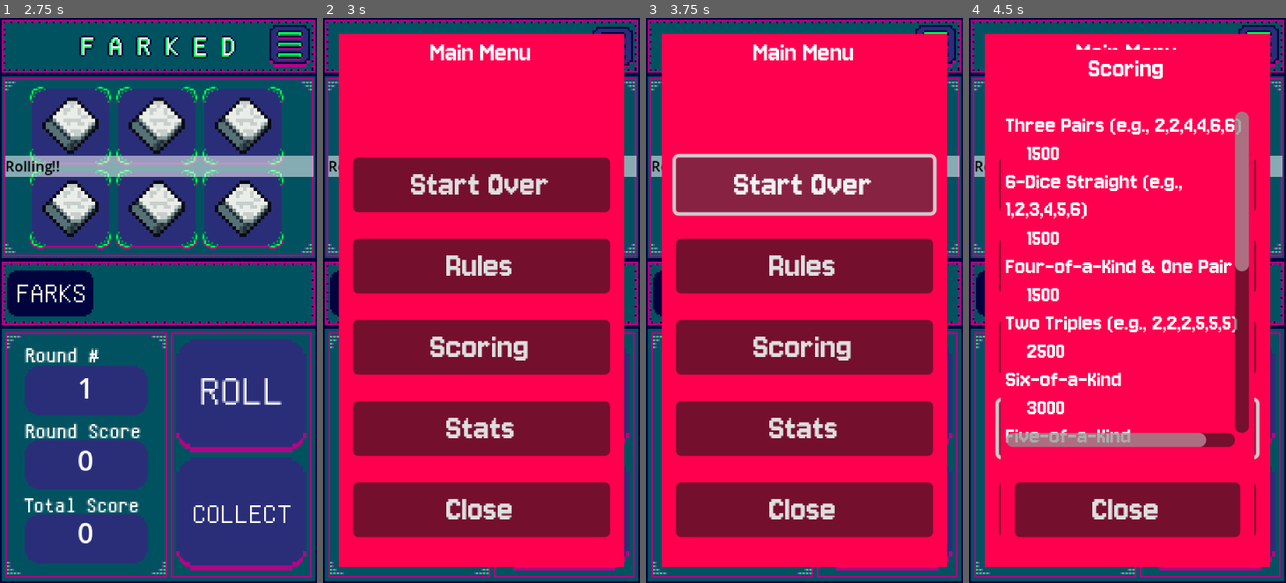
Above: before the commit, frames 1-4 (left to right).
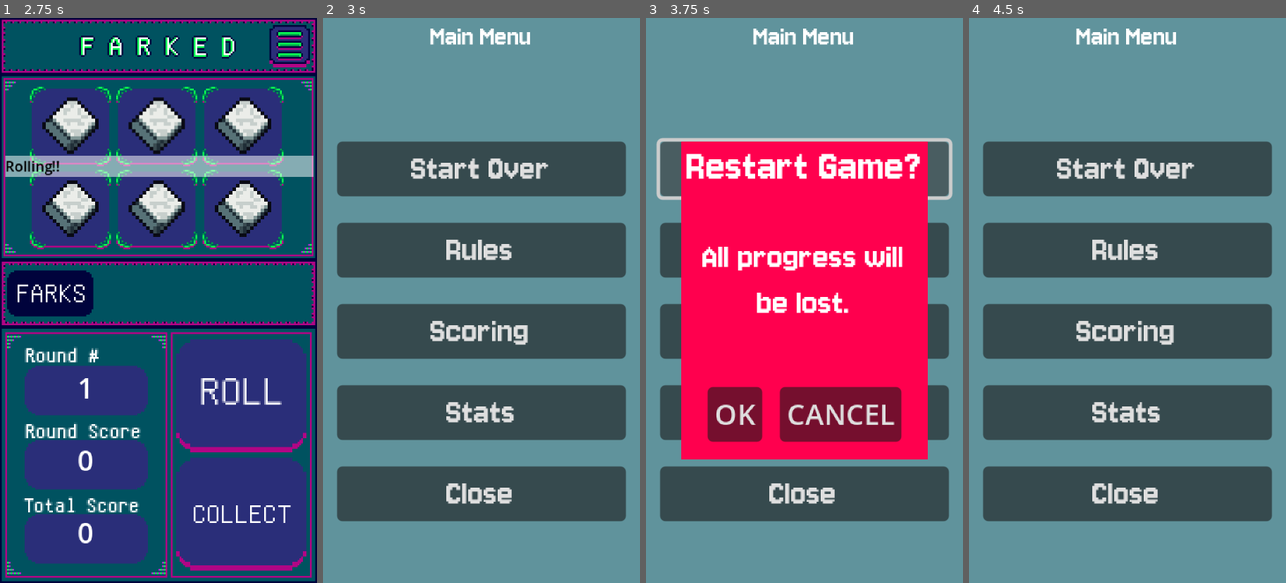
Above: after the commit, the same moments.

Repository: mdcoxe/mobile_farkle
Game: Godot game, scene res://Scene/Start.tscn
Same seed, same stepped clock (60 frames per second), same inputs: the game is played once before the commit and once after it.
Inputs (mouse positions are in pixels of both pictures, inside the frame that each line leads up to):
- Up to frame 1 (2.75 s): click "Play" at 0.5 s; click (291, 51) at 1.25 s; click (247, 396) at 2 s
- Up to frame 2 (3 s): click (614, 51) at 2.75 s
- Up to frame 3 (3.75 s): click "Start Over" at 3.5 s
- Up to frame 4 (4.5 s): click (1162, 413) at 4.25 s, where only the run after the commit has a clickable "CANCEL"

Frame 1 is identical in both runs. In frame 2, 100% of the frame differs, in the area x 0-100%, y 0-100%; in frame 3, 87%; in frame 4, 100%.

Commit message:
Adde din an alert for when the player trys to start new game in middle of a game

Diff:
--- a/Scene/GameMenu.tscn
+++ b/Scene/GameMenu.tscn
@@ -9,15 +9,11 @@
 anchor_bottom = 1.0
 grow_horizontal = 2
 grow_vertical = 2
-theme_override_constants/margin_left = 9
-theme_override_constants/margin_top = 9
-theme_override_constants/margin_right = 9
-theme_override_constants/margin_bottom = 9
 script = ExtResource("1_qwpw8")
 
 [node name="ColorRect" type="ColorRect" parent="."]
 layout_mode = 2
-color = Color(1, 0, 0.305882, 1)
+color = Color(0.376471, 0.576471, 0.611765, 1)
 
 [node name="MarginContainer" type="MarginContainer" parent="ColorRect"]
 layout_mode = 1
@@ -115,8 +111,81 @@
 theme_override_font_sizes/font_size = 21
 text = "Close"
 
+[node name="StartOverDialog" type="MarginContainer" parent="ColorRect"]
+visible = false
+layout_mode = 1
+anchors_preset = 15
+anchor_right = 1.0
+anchor_bottom = 1.0
+grow_horizontal = 2
+grow_vertical = 2
+theme_override_constants/margin_left = 20
+theme_override_constants/margin_top = 70
+theme_override_constants/margin_right = 20
+theme_override_constants/margin_bottom = 70
+
+[node name="ColorRect" type="ColorRect" parent="ColorRect/StartOverDialog"]
+layout_mode = 2
+color = Color(1, 0, 0.305882, 1)
+
+[node name="VBoxContainer" type="VBoxContainer" parent="ColorRect/StartOverDialog/ColorRect"]
+layout_mode = 1
+anchors_preset = 15
+anchor_right = 1.0
+anchor_bottom = 1.0
+grow_horizontal = 2
+grow_vertical = 2
+
+[node name="Label" type="Label" parent="ColorRect/StartOverDialog/ColorRect/VBoxContainer"]
+layout_mode = 2
+size_flags_vertical = 2
+theme_override_fonts/font = ExtResource("2_lvykh")
+theme_override_font_sizes/font_size = 26
+text = "Restart Game?"
+horizontal_alignment = 1
+vertical_alignment = 1
+
+[node name="Space" type="Control" parent="ColorRect/StartOverDialog/ColorRect/VBoxContainer"]
+layout_mode = 2
+size_flags_vertical = 3
+
+[node name="Label2" type="Label" parent="ColorRect/StartOverDialog/ColorRect/VBoxContainer"]
+custom_minimum_size = Vector2(10, 10)
+layout_mode = 2
+size_flags_vertical = 3
+theme_override_fonts/font = ExtResource("2_lvykh")
+theme_override_font_sizes/font_size = 21
+text = "All progress will be lost."
+horizontal_alignment = 1
+autowrap_mode = 3
+
+[node name="Space2" type="Control" parent="ColorRect/StartOverDialog/ColorRect/VBoxContainer"]
+layout_mode = 2
+size_flags_vertical = 3
+
+[node name="MarginContainer" type="MarginContainer" parent="ColorRect/StartOverDialog/ColorRect/VBoxContainer"]
+layout_mode = 2
+theme_override_constants/margin_top = 10
+theme_override_constants/margin_bottom = 10
+
+[node name="HBoxContainer" type="HBoxContainer" parent="ColorRect/StartOverDialog/ColorRect/VBoxContainer/MarginContainer"]
+layout_mode = 2
+size_flags_vertical = 10
+theme_override_constants/separation = 10
+alignment = 1
+
+[node name="ConfirmButton" type="Button" parent="ColorRect/StartOverDialog/ColorRect/VBoxContainer/MarginContainer/HBoxContainer"]
+layout_mode = 2
+text = "OK"
+
+[node name="CancelButton" type="Button" parent="ColorRect/StartOverDialog/ColorRect/VBoxContainer/MarginContainer/HBoxContainer"]
+layout_mode = 2
+text = "CANCEL"
+
 [connection signal="pressed" from="ColorRect/MarginContainer/VBoxContainer/StartOverButtonCont/StartOverButton" to="." method="_on_start_over_button_pressed"]
 [connection signal="pressed" from="ColorRect/MarginContainer/VBoxContainer/RulesButtonCon/RulesButton" to="." method="_on_rules_button_pressed"]
 [connection signal="pressed" from="ColorRect/MarginContainer/VBoxContainer/ScoringButtonCont/ScoringButton" to="." method="_on_scoring_button_pressed"]
 [connection signal="pressed" from="ColorRect/MarginContainer/VBoxContainer/StatsButtonCon/StatsButton" to="." method="_on_stats_button_pressed"]
 [connection signal="pressed" from="ColorRect/MarginContainer/VBoxContainer/CloseButtonCont/CloseButton" to="." method="_on_close_button_pressed"]
+[connection signal="pressed" from="ColorRect/StartOverDialog/ColorRect/VBoxContainer/MarginContainer/HBoxContainer/ConfirmButton" to="." method="_on_start_over_dialog_confirmed"]
+[connection signal="pressed" from="ColorRect/StartOverDialog/ColorRect/VBoxContainer/MarginContainer/HBoxContainer/CancelButton" to="." method="_on_start_over_dialog_canceled"]
--- a/Scene/Rules.tscn
+++ b/Scene/Rules.tscn
@@ -17,7 +17,7 @@
 
 [node name="ColorRect" type="ColorRect" parent="."]
 layout_mode = 2
-color = Color(1, 0, 0.305882, 1)
+color = Color(0, 0.321569, 0.376471, 1)
 
 [node name="MarginContainer" type="MarginContainer" parent="ColorRect"]
 layout_mode = 1
--- a/Scene/Scoring.tscn
+++ b/Scene/Scoring.tscn
@@ -17,7 +17,7 @@
 
 [node name="ColorRect" type="ColorRect" parent="."]
 layout_mode = 2
-color = Color(1, 0, 0.305882, 1)
+color = Color(0.164706, 0.180392, 0.47451, 1)
 
 [node name="MarginContainer" type="MarginContainer" parent="ColorRect"]
 layout_mode = 1
--- a/Scripts/game_menu.gd
+++ b/Scripts/game_menu.gd
@@ -3,6 +3,7 @@
 const RULES_SCENE = preload("res://Scene/Rules.tscn")
 const SCORING_SCENE = preload("res://Scene/Scoring.tscn")
 const STATS_SCENE = preload("res://Scene/Scoring.tscn")
+@onready var start_over_dialog: MarginContainer = $ColorRect/StartOverDialog
 
 func _on_close_button_pressed() -> void:
 	queue_free()
@@ -21,4 +22,10 @@
 	add_child(scene)
 
 func _on_start_over_button_pressed() -> void:
-	pass
+	start_over_dialog.visible = true
+
+func _on_start_over_dialog_confirmed() -> void:
+	get_tree().change_scene_to_file("res://Scene/Start.tscn")
+
+func _on_start_over_dialog_canceled() -> void:
+	start_over_dialog.hide()
Not shown, added: builds/web/Farked.zip
